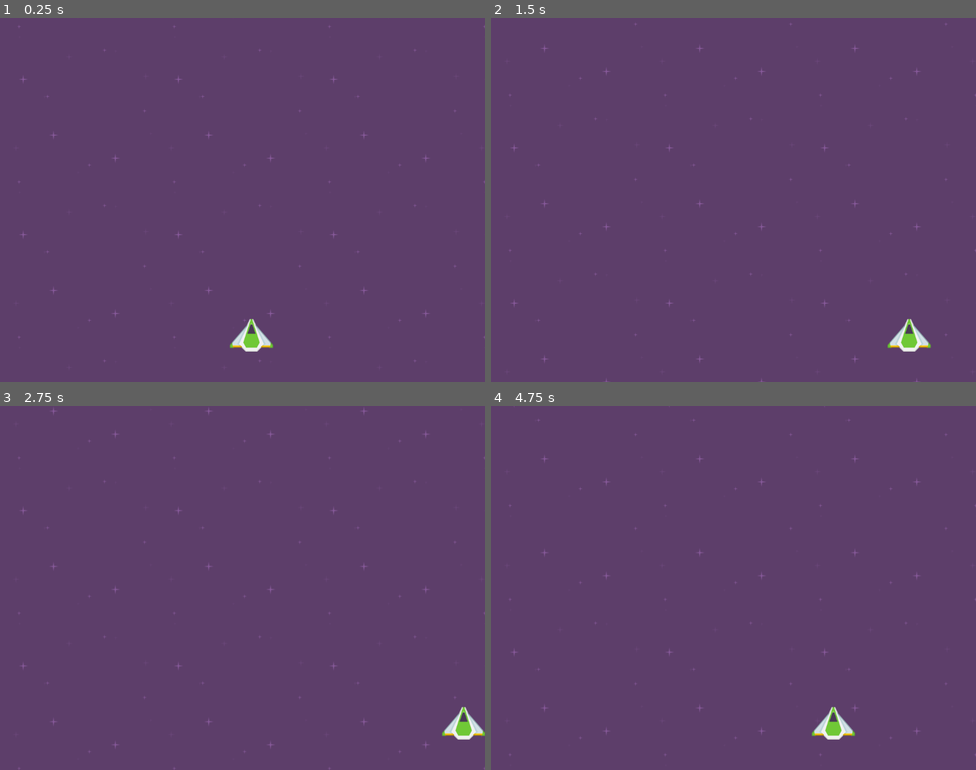
Above: before the commit, frames 1-4 (two rows, left to right).
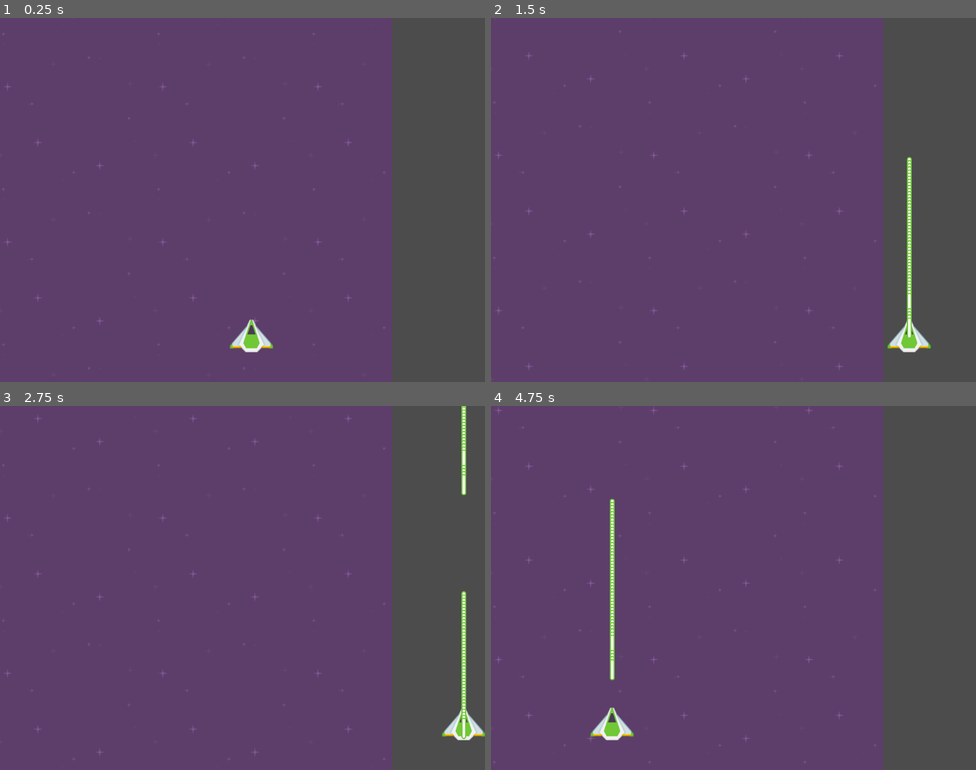
Above: after the commit, the same moments.

Repository: PaulSolheim/spaceattack-gruppe1
Game: Godot game, scene res://Main.tscn
Two runs of this game, one before a commit and one after it. Both use one fixed random seed, a clock stepped at 60 frames per second and the inputs below.
Inputs:
- Up to frame 1 (0.25 s): no input
- Up to frame 2 (1.5 s): hold Right (right) 0.53-1.28 s; hold Space (shoot, bound only after the commit) 0.53-1.28 s; hold Left (left) from 1.28 s (still down); tap Space (shoot, bound only after the commit) at 1.35 s
- Up to frame 3 (2.75 s): release Left (left) at 2.03 s; hold Right (right) from 2.03 s (still down); hold Space (shoot, bound only after the commit) from 2.03 s (still down)
- Up to frame 4 (4.75 s): release Space (shoot, bound only after the commit) at 2.78 s; tap Space (shoot, bound only after the commit) at 2.85, 4.35 s; release Right (right) at 3.53 s; hold Space (shoot, bound only after the commit) 3.53-4.28 s; hold Left (left) from 3.53 s (still down)

The runs differ from the first frame. In frame 1, 19% of the frame differs, in the area x 0-100%, y 0-100%; in frame 2, 19%; in frame 3, 19%; in frame 4, 21%.

Commit message:
etter 2. gang
etter 2. kurskveld

Diff:
--- a/Main.tscn
+++ b/Main.tscn
@@ -1,14 +1,16 @@
-[gd_scene load_steps=3 format=2]
+[gd_scene load_steps=4 format=2]
 
 [ext_resource path="res://Background.tscn" type="PackedScene" id=1]
 [ext_resource path="res://Spiller.tscn" type="PackedScene" id=2]
+[ext_resource path="res://laser.tscn" type="PackedScene" id=3]
 
 [node name="Main" type="Node" index="0"]
 
 [node name="Background" parent="." index="0" instance=ExtResource( 1 )]
 
-position = Vector2( -95, 17 )
+position = Vector2( -376.819, 29.2176 )
 
 [node name="Spiller" parent="." index="1" instance=ExtResource( 2 )]
 
-position = Vector2( 415.111, 530.239 )
+position = Vector2( 415.111, 531.239 )
+projectile = ExtResource( 3 )
--- a/Spiller.gd
+++ b/Spiller.gd
@@ -3,14 +3,20 @@
 # class member variables go here, for example:
 # var a = 2
 # var b = "textvar"
-
+export(PackedScene) var projectile
 var speed = 500
+var screen_size
 
 func _ready():
+	screen_size = get_viewport_rect().size.x
 	pass
 
 func _process(delta):
+	position.x = clamp(position.x, 0, screen_size)
 	if Input.is_action_pressed("left"):
 		position.x -= speed * delta
 	elif Input.is_action_pressed("right"):
 		position.x += speed * delta
+	if Input.is_action_pressed("shoot"):
+		var new_projectile = projectile.instance()
+		add_child(new_projectile)
--- a/Spiller.tscn
+++ b/Spiller.tscn
@@ -6,7 +6,7 @@
 [sub_resource type="CircleShape2D" id=1]
 
 custom_solver_bias = 0.0
-radius = 65.3608
+radius = 64.8245
 
 [node name="Spiller" type="KinematicBody2D"]
 
@@ -17,6 +17,7 @@
 collision_mask = 1
 collision/safe_margin = 0.08
 script = ExtResource( 1 )
+projectile = null
 
 [node name="CollisionShape2D" type="CollisionShape2D" parent="." index="0"]
 
--- /dev/null
+++ b/laser.gd
@@ -0,0 +1,24 @@
+extends Area2D
+
+# class member variables go here, for example:
+# var a = 2
+# var b = "textvar"
+export var speed = 500
+export var damage = 10
+
+func _ready():
+	connect("area_entered", self, "on_area_entered")
+
+	# Called every time the node is added to the scene.
+	# Initialization here
+	pass
+
+func _process(delta):
+	position.y -= speed * delta
+	if position.y < -2000:
+		queue_free()
+
+func on_area_entered(area):
+	if area.is_in_group("enemies"):
+		area.add_damage(damage)
+		queue_free()
--- /dev/null
+++ b/laser.tscn
@@ -0,0 +1,32 @@
+[gd_scene load_steps=4 format=2]
+
+[ext_resource path="res://laser.gd" type="Script" id=1]
+[ext_resource path="res://sprites/laserGreen06.png" type="Texture" id=2]
+
+[sub_resource type="RectangleShape2D" id=1]
+
+custom_solver_bias = 0.0
+extents = Vector2( 10, 13 )
+
+[node name="laser" type="Area2D"]
+
+input_pickable = true
+gravity_vec = Vector2( 0, 1 )
+gravity = 98.0
+linear_damp = 0.1
+angular_damp = 1.0
+audio_bus_override = false
+audio_bus_name = "Master"
+script = ExtResource( 1 )
+speed = 500
+damage = 10
+
+[node name="CollisionShape2D" type="CollisionShape2D" parent="." index="0"]
+
+position = Vector2( -1.5, 6.5 )
+scale = Vector2( 0.5, 0.5 )
+shape = SubResource( 1 )
+
+[node name="Sprite" type="Sprite" parent="." index="1"]
+
+texture = ExtResource( 2 )
--- a/project.godot
+++ b/project.godot
@@ -26,6 +26,8 @@
 right=[ Object(InputEventKey,"resource_local_to_scene":false,"resource_name":"","device":0,"alt":false,"shift":false,"control":false,"meta":false,"command":false,"pressed":false,"scancode":16777233,"unicode":0,"echo":false,"script":null)
 , Object(InputEventJoypadMotion,"resource_local_to_scene":false,"resource_name":"","device":0,"axis":0,"axis_value":1.0,"script":null)
  ]
+shoot=[ Object(InputEventKey,"resource_local_to_scene":false,"resource_name":"","device":0,"alt":false,"shift":false,"control":false,"meta":false,"command":false,"pressed":false,"scancode":32,"unicode":0,"echo":false,"script":null)
+ ]
 
 [rendering]
 
